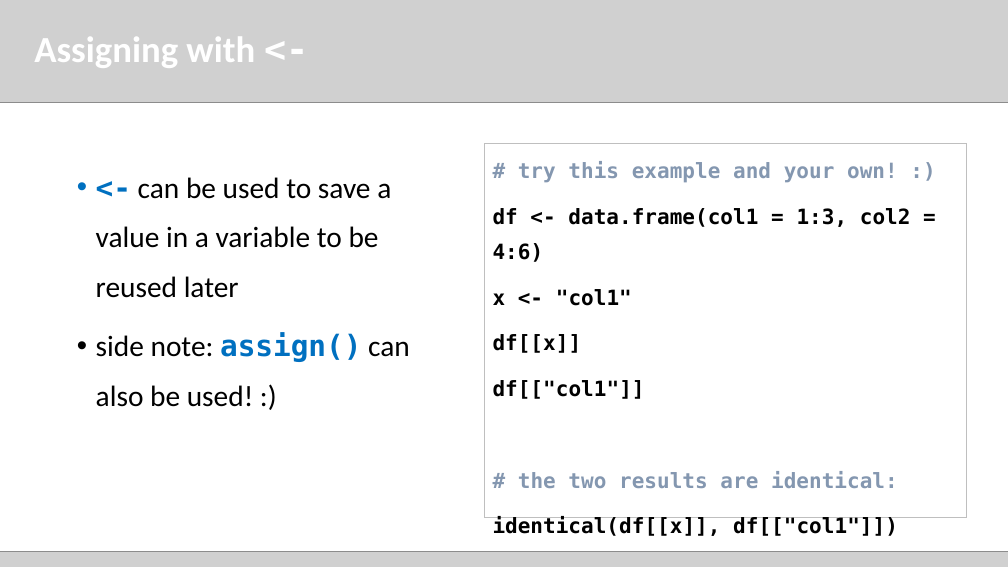
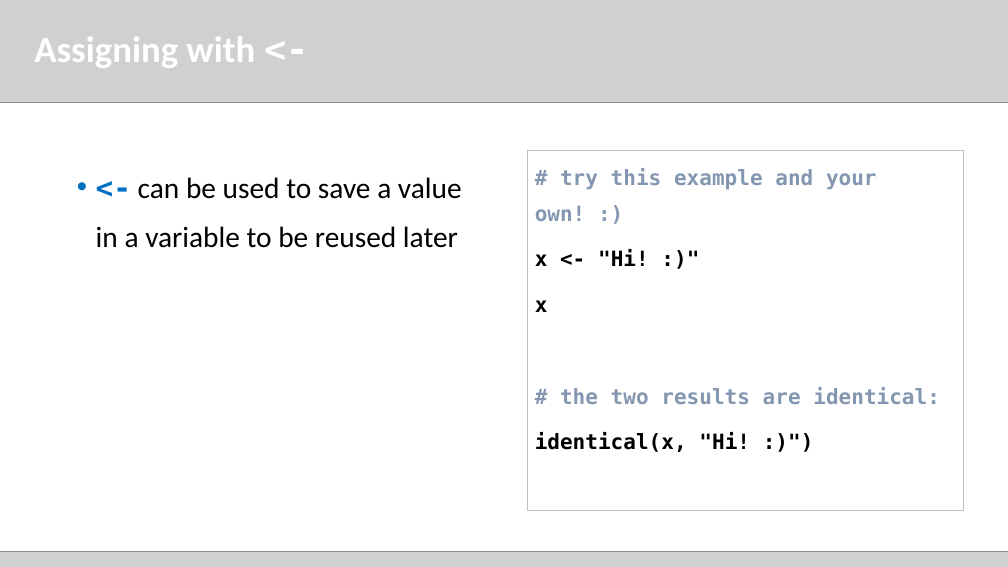
Before and after one commit to sowla/2019-shiny-intro-workshop-Nijmegen-RLadies, a slide deck: slide 5 of 190221_Nijmegen_Rladies_workshop_R_refresher.pptx (slide 6 before the commit). Drawn at 1008x567 pixels with LibreOffice and Linux fonts; fonts in the diff are those of the drawing; grey boxes stand for pictures. Boxes give left, top, right and bottom in pixels: in the first picture for what was removed or moved away, otherwise in the second. Text is boxed around its words. In the diff, an @@ line names an element or a change of style, - is before the commit and + after.

Commit message:
fix typos, add annotations to slides, update readme

```diff
--- a/190221_Nijmegen_Rladies_workshop_R_refresher.pptx
+++ b/190221_Nijmegen_Rladies_workshop_R_refresher.pptx
@@ rectangle "# try this example and ...": place and size @@
-rectangle "# try this example and ..." at (485,144,967,518)
+rectangle "# try this example and ..." at (527,151,963,511)
@@ text in rectangle at (535,249,649,312): text changed @@
-df <- data.frame(col1 = 1:3, col2 = 4:6)
-x <- "col1"
-df[[x]]
-df[["col1"]]
+x <- "Hi! :)"
+x
@@ text at (96,333,410,407): paragraph removed @@
-• side note: assign() can also be used! :)
@@ text in rectangle at (535,432,750,452): text changed @@
-identical(df[[x]], df[["col1"]])
+identical(x, "Hi! :)")
```
Also in this commit, not shown: 1 other slide changed, 5 other files.
